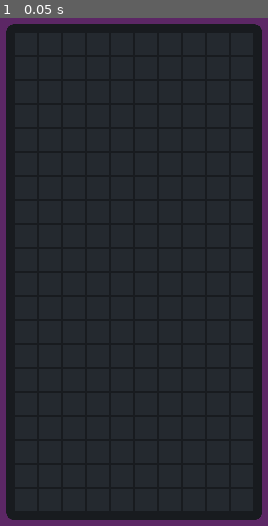
Above: before the commit, frame 1.
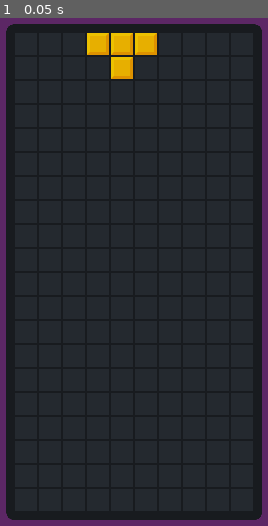
Above: after the commit, the same moment.

Repository: Kirakikiki/Tetris
Game: Godot game, scene res://Scenes/main.tscn
Same seed, same stepped clock (60 frames per second), same inputs: the game is played once before the commit and once after it.
Inputs:
- Up to frame 1 (0.05 s): no input

The runs differ from the first frame. In frame 1, 1.4% of the frame differs, in the area x 32-59%, y 2-13%.

Commit message:
Se muestra el tetromino al azar
Cree escena Piece y script piece.

Diff:
--- /dev/null
+++ b/Scenes/piece.tscn
@@ -0,0 +1,17 @@
+[gd_scene format=3 uid="uid://o4a7k72noqwf"]
+
+[ext_resource type="Script" uid="uid://boebmqweusk1j" path="res://Scripts/piece.gd" id="1_y70yu"]
+[ext_resource type="Texture2D" uid="uid://bjf3jiap1gfg7" path="res://Assets/Yellow.png" id="2_l2hco"]
+
+[sub_resource type="RectangleShape2D" id="RectangleShape2D_6y8px"]
+size = Vector2(48, 48)
+
+[node name="Piece" type="Area2D" unique_id=2065809707]
+script = ExtResource("1_y70yu")
+
+[node name="Sprite2D" type="Sprite2D" parent="." unique_id=1222535301]
+scale = Vector2(0.25, 0.25)
+texture = ExtResource("2_l2hco")
+
+[node name="CollisionShape2D" type="CollisionShape2D" parent="." unique_id=1166122071]
+shape = SubResource("RectangleShape2D_6y8px")
--- /dev/null
+++ b/Scripts/piece.gd
@@ -0,0 +1,13 @@
+extends Area2D
+
+class_name Piece
+
+# referencias a los nodos hijos
+@onready var sprite_2d = $Sprite2D
+@onready var collision_shape_2d = $CollisionShape2D
+# asigna la textura al sprite del bloque
+func set_texture(texture: Texture2D):
+	sprite_2d. texture = texture
+# devuelve el tamaño del bloque
+func get_size():
+	return collision_shape_2d.shape.get_rect().size
--- a/Scripts/tetromino.gd
+++ b/Scripts/tetromino.gd
@@ -1,14 +1,35 @@
 extends Node2D
 
 class_name Tetromino
-# Datos de la pieza (.tres), textura, tipo y posición de aparición
+# tabla de wall kicks que usa esta pieza (I o JLOSTZ)
+var wall_kicks
+# datos de la pieza (.tres), textura, tipo y posición de aparición
 var tetromino_data
 # true si es la pieza de vista previa, false si es la jugable
 var is_next_piece
+# lista de los 4 bloques (Piece) que forman la pieza
+var pieces = []
 
-func _ready() -> void:
-	pass # Replace with function body.
+@onready var piece_scene = preload("res://Scenes/piece.tscn")
+# posiciones relativas de los 4 bloques de esta pieza
+var tetromino_cells
+func _ready():
+	# obtiene las celdas según el tipo de pieza
+	tetromino_cells = Shared.cells[tetromino_data.tetromino_type]
 
+	# crea un bloque por cada celda
+	for cell in tetromino_cells:
+		var piece = piece_scene.instantiate() as Piece
+		pieces.append(piece)
+		add_child(piece)
+		# aplica la textura y coloca el bloque
+		piece.set_texture(tetromino_data.piece_texture)
+		piece.position = cell * piece.get_size()
+
+	# solo la pieza activa se coloca y recibe wall kicks
+	if is_next_piece == false:
+		position = tetromino_data.spawn_position
+		wall_kicks = Shared.wall_kicks_i if tetromino_data.tetromino_type == Shared.Tetromino.I else Shared.wall_kicks_jlostz
 
 # Called every frame. 'delta' is the elapsed time since the previous frame.
 func _process(delta: float) -> void:
Not shown, added: Scripts/piece.gd.uid
